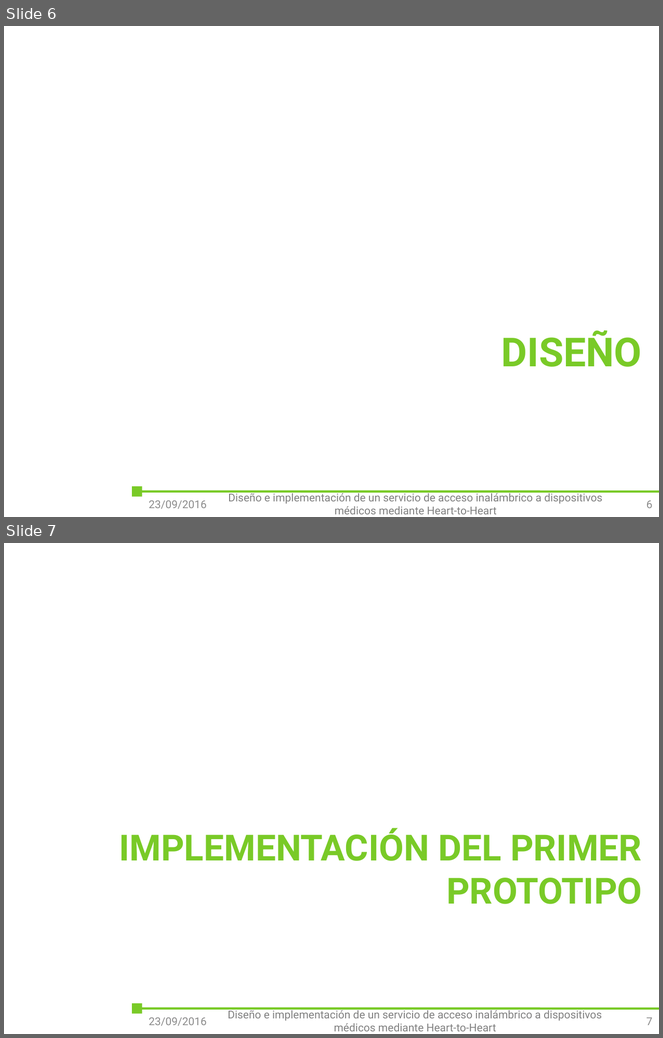
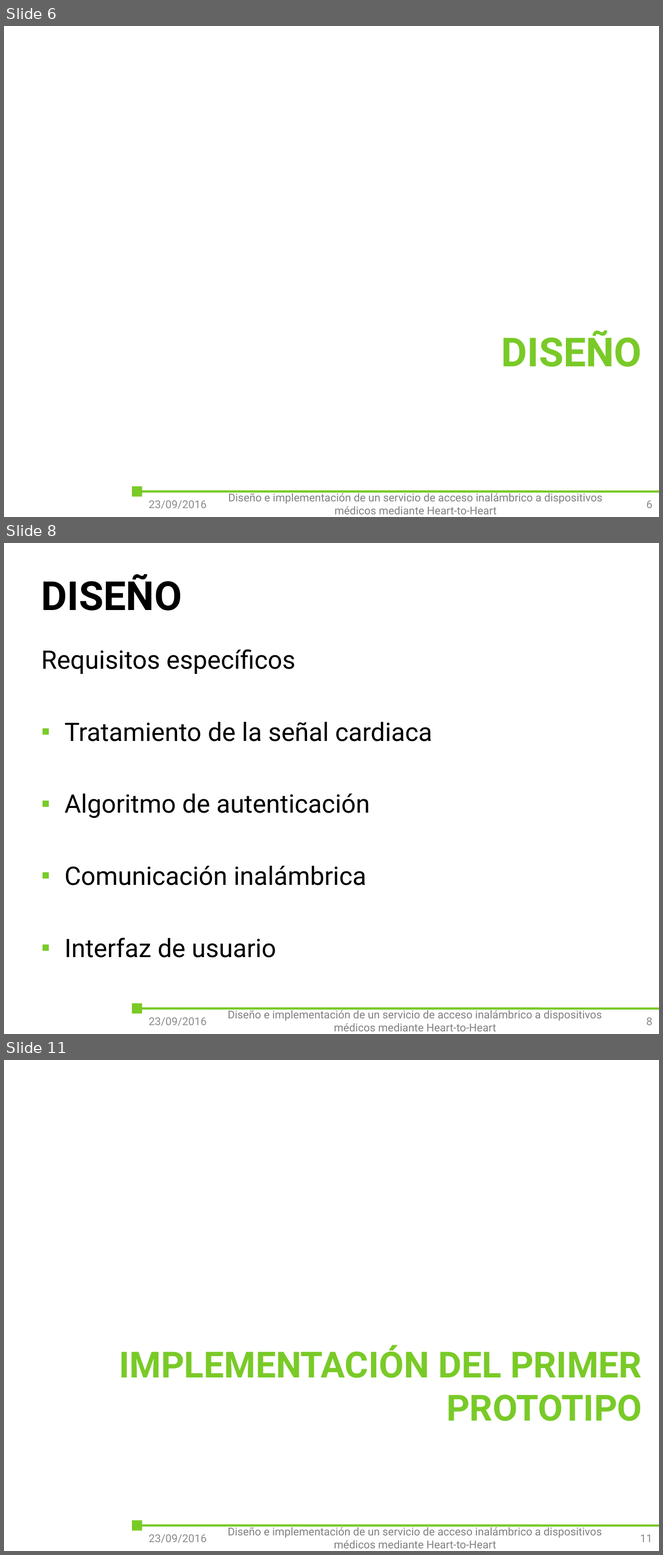
Before and after one commit to outsidersdelaelectronica/tiic-2015, a slide deck: doc/Tomas/presentacion/Diseño e implementación de un servicio de acceso inalámbrico a dispositivos médicos mediante Heart-to-Heart.pptx. Shown one above the other, each under a label of ours: slides 6 and 7 before the commit, slides 6, 8 and 11 after it; the slides between them are not shown. The pictures are 663x1038 and 663x1555 pixels, drawn with LibreOffice and Linux fonts; fonts in the diff are those of the drawing; background and template pictures are left out. Boxes give left, top, right and bottom in pixels: in the first picture for what was removed or moved away, otherwise in the second. Text is boxed around its words. In the diff, an @@ line names an element or a change of style, - is before the commit and + after.

```diff
--- a/doc/Tomas/presentacion/Diseño e implementación de un servicio de acceso inalámbrico a dispositivos médicos mediante Heart-to-Heart.pptx
+++ b/doc/Tomas/presentacion/Diseño e implementación de un servicio de acceso inalámbrico a dispositivos médicos mediante Heart-to-Heart.pptx
@@ slide 8 added at box(4, 543, 659, 1034), background #FFFFFF; not listed: 2 template elements that a slide beside it also shows @@
@@ title added at box(41, 574, 182, 611), 44 pt, text #000000, bold @@
+DISEÑO
@@ text added at box(41, 649, 432, 958), 28 pt, text #000000 @@
+Requisitos específicos
+▪ Tratamiento de la señal cardiaca
+▪ Algoritmo de autenticación
+▪ Comunicación inalámbrica
+▪ Interfaz de usuario
@@ text added at box(228, 1009, 602, 1032), 12 pt, text #808080 @@
+Diseño e implementación de un servicio de acceso inalámbrico a dispositivos médicos mediante Heart-to-Heart
@@ text added at box(149, 1018, 207, 1026), 12 pt, text #8C8C8C @@
+23/09/2016
@@ page number added at box(647, 1018, 653, 1026), 12 pt, text #8C8C8C @@
+8
@@ what was slide 7 is now slide 11 @@
@@ page number at box(640, 1535, 653, 1543): text changed @@
-7
+11
```
Also in this commit, not shown: 1 slide changed, 3 other slides added, 13 other files.
